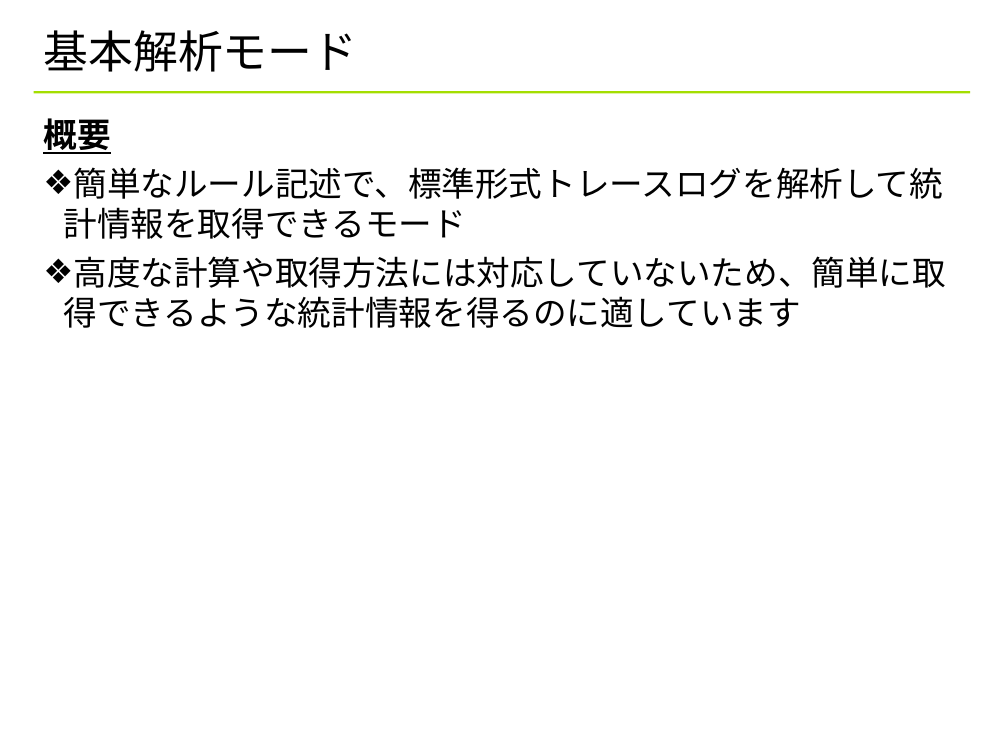
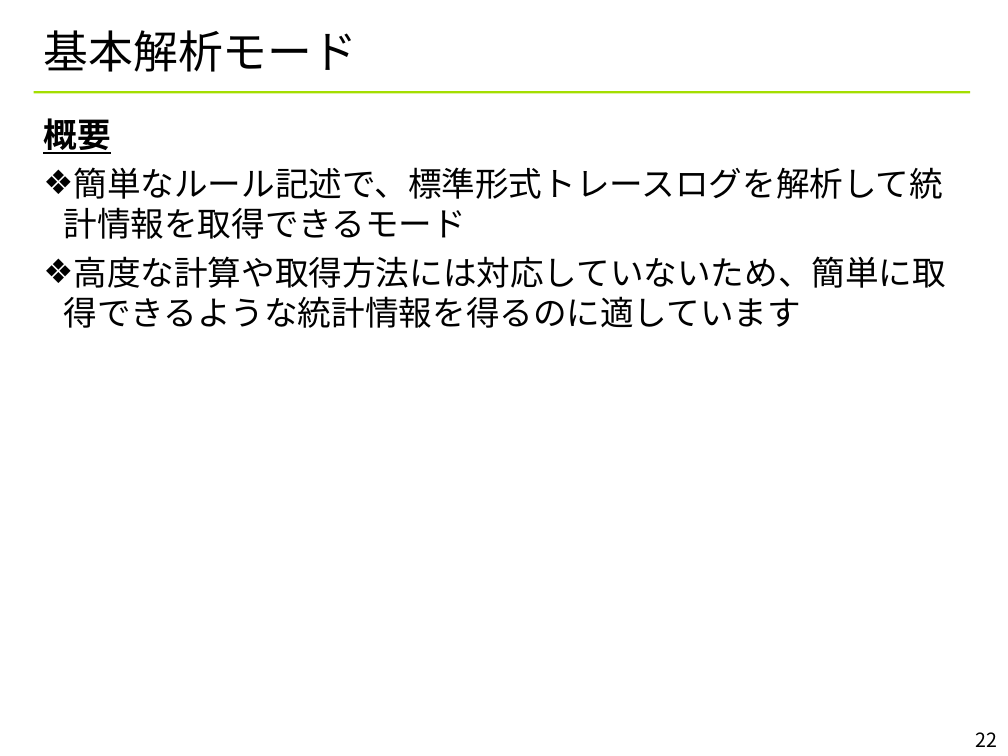
Before and after one commit to YixiaoLi/tlv4mc, a slide deck: slide 22 of doc/statistics_viewer_manual.ppt. Drawn at 1008x756 pixels with LibreOffice and Linux fonts; fonts in the diff are those of the drawing; background and template pictures are left out. Boxes give left, top, right and bottom in pixels: in the first picture for what was removed or moved away, otherwise in the second. Text is boxed around its words. In the diff, an @@ line names an element or a change of style, - is before the commit and + after.

Commit message:
StatisticsViewer.cs ・SeriesTitleが設定されている場合のみ凡例表示するように修正
StatisticsGenerator.cs
・スクリプト拡張モードでの統計情報ファイル受け取り部分が誤っていたのを修正

asp_cpu_utilization.sgr
・指定ファイルが旧名だったのを修正

statistics_viewer_manual.ppt
・「円グラフについて」を追加し、見方などの説明を追加
・「統計情報ファイルのフォーマット」に、スクリプト拡張モードでもエラーが出ることを追加

```diff
--- a/doc/statistics_viewer_manual.ppt
+++ b/doc/statistics_viewer_manual.ppt
@@ page number added at (976,732,998,747), 14 pt, text #000000 @@
+22
```
Also in this commit, not shown: 42 other slides changed, 1 slide added, 4 other files.
